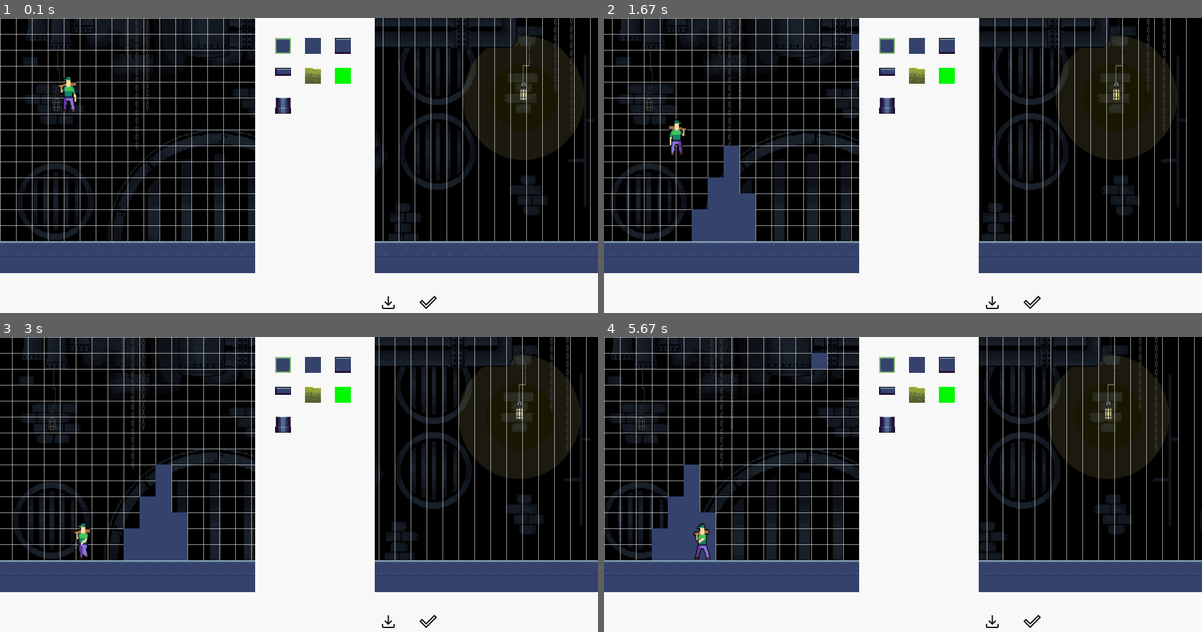
Above: before the commit, frames 1-4 (two rows, left to right).
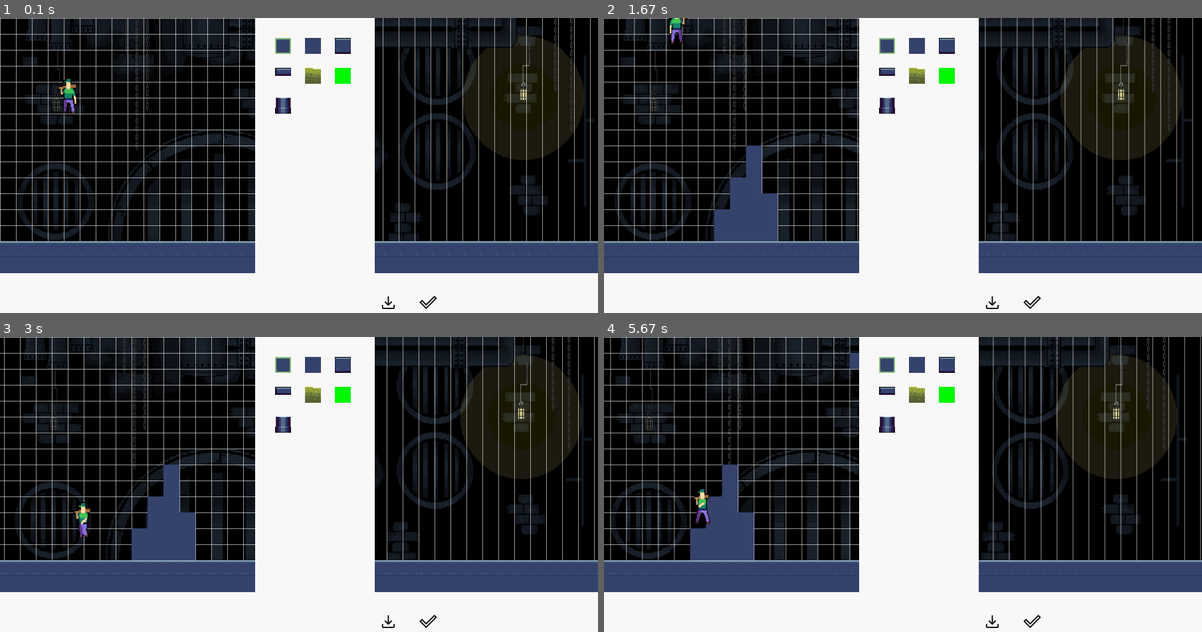
Above: after the commit, the same moments.

Repository: Labourguignonn/JOGO-IP
Game: pygame game, started from personagemback.py
Two runs of this game, one before a commit and one after it. Both use one fixed random seed, a clock stepped at 60 frames per second and the inputs below.
Inputs (mouse positions are in pixels of both pictures, inside the frame that each line leads up to):
- Up to frame 1 (0.1 s): no input
- Up to frame 2 (1.67 s): hold Space 0.33-0.8 s; hold Right 0.33-0.8 s; click (992, 301) at 0.88 s; hold Right 1.17-1.63 s; tap Space at 1.23, 1.53 s
- Up to frame 3 (3 s): hold Right 1.67-2.13 s; tap Space at 1.73, 2.03, 2.23, 2.53, 2.8 s; hold Left 2.17-2.7 s; hold Left from 2.73 s (still down)
- Up to frame 4 (5.67 s): tap Space at 3.1, 3.23, 3.53, 3.9, 4.2, 4.4, 4.7, 4.9, 5.2, 5.4 s; release Left at 3.13 s; hold Right 3.17-3.8 s; hold Left 3.83-4.3 s; hold Right 4.33-4.8 s; hold Right 4.83-5.3 s; hold Left from 5.33 s (still down)

The runs differ from the first frame. In frame 1, 0.2% of the frame differs, in the area x 9-13%, y 19-33%; in frame 2, 16%; in frame 3, 8.7%; in frame 4, 18%, in the area x 0-100%, y 0-81%.

Commit message:
Changes to be committed: 	modified:   personagemback.py

Diff:
--- a/personagemback.py
+++ b/personagemback.py
@@ -18,7 +18,7 @@
 pygame.display.set_caption('Após a enchente')
 
 ################### LUCAS ###############################
-FPS = 50
+FPS = 20
 PLAYER_VEL = 1
 def virar(sprites):
     return[pygame.transform.flip(sprite,True,False) for sprite in sprites]
@@ -60,6 +60,7 @@
         self.direction = "esquerda"
         self.animation_count = 0
         self.fall_count = 0
+        self.jump_count = 0
 
     def move(self,dx,dy):
         self.rect.x += dx
@@ -76,8 +77,13 @@
         if self.direction != "direita":
           self.direction = "direita"
           self.animation_count = 0
+    def jump(self):
+        if self.jump_count == 0:
+          self.y_vel = -self.GRAVITY * 65
+          self.jump_count = 1
+
     def loop(self, fps):
-        self.y_vel += min(0.1, (self.fall_count/fps) * self.GRAVITY)
+        self.y_vel += min(0.1, (self.fall_count/2*fps) * self.GRAVITY)
         self.move(self.x_vel,self.y_vel)
         self.checar_chao(self.y_vel)
         self.fall_count += 0.3
@@ -104,6 +110,7 @@
     def checar_chao(self,dy):
         if self.rect.bottom + dy > 563:
             self.y_vel =  0
+            self.jump_count = 0
 
 player = Jogador(100,100,80,80)#tamanhos do personagem(Lucas)
 
@@ -122,7 +129,7 @@
 esquerda = False
 direita = False
 scroll = 0
-scroll_speed = 1
+scroll_speed = 0.6
 #variaveis matriz
 rows = 16
 colunas_max = 150
@@ -279,16 +286,24 @@
                 esquerda = True
             if event.key == pygame.K_RIGHT:
                 direita = True
+            if event.key == pygame.K_SPACE and player.jump_count < 2: #pulo do personagem
+              player.jump()
         if event.type == pygame.KEYUP:
             if event.key == pygame.K_LEFT:
                 esquerda = False
             if event.key == pygame.K_RIGHT:
                 direita = False
 
+
      # parte do personagem carreagndo na tela(Lucas)
     player.loop(FPS)
     movimento(player)
     player.draw(tela)
     pygame.display.update()
 
+    #MOVIMENTO DO PULO PERSONAGEM
+    if event.type == pygame.KEYDOWN:
+        if event.key == pygame.K_SPACE and player.jump_count < 2:
+            player.jump()
+
 pygame.quit()
